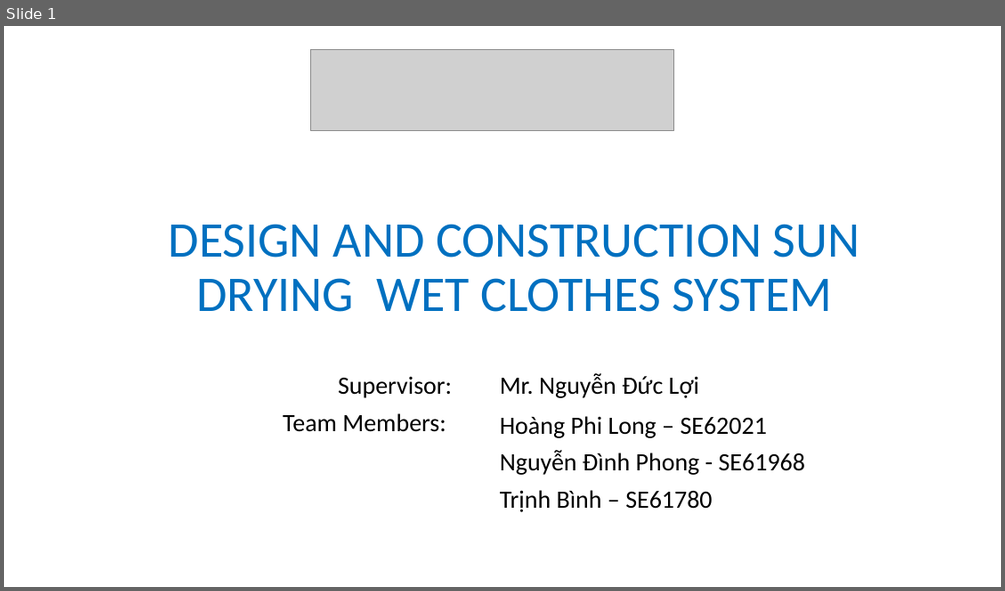
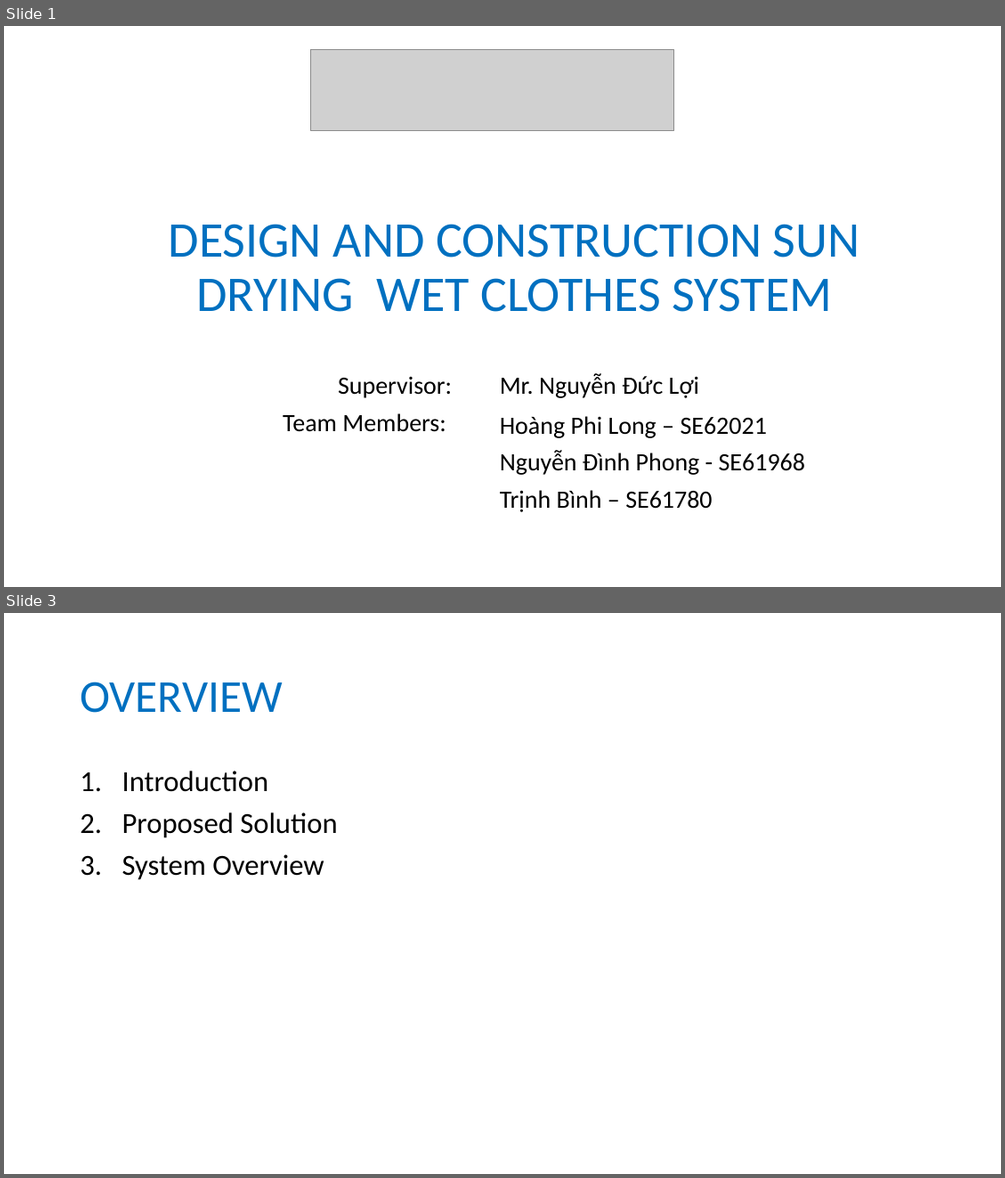
Before and after one commit to longhoang0304/DCDCS_Documentation, a slide deck: Final-Presentation.pptx. Shown one above the other, each under a label of ours: slide 1 before the commit, slides 1 and 3 after it; the slides between them are not shown. The pictures are 1005x591 and 1005x1178 pixels, drawn with LibreOffice and Linux fonts; fonts in the diff are those of the drawing; grey boxes stand for pictures. Boxes give left, top, right and bottom in pixels: in the first picture for what was removed or moved away, otherwise in the second. Text is boxed around its words. In the diff, an @@ line names an element or a change of style, - is before the commit and + after.

```diff
--- a/Final-Presentation.pptx
+++ b/Final-Presentation.pptx
@@ slide 3 added at [4, 613, 1001, 1174], background #FFFFFF @@
@@ title added at [80, 682, 282, 713], 44 pt, text #0070C0 @@
+OVERVIEW
@@ text added at [122, 771, 337, 880], 28 pt, text #000000 @@
+1. Introduction
+2. Proposed Solution
+3. System Overview
```
Also in this commit, not shown: 5 slides changed, 30 other slides added, 9 slides removed, 2 other files.
